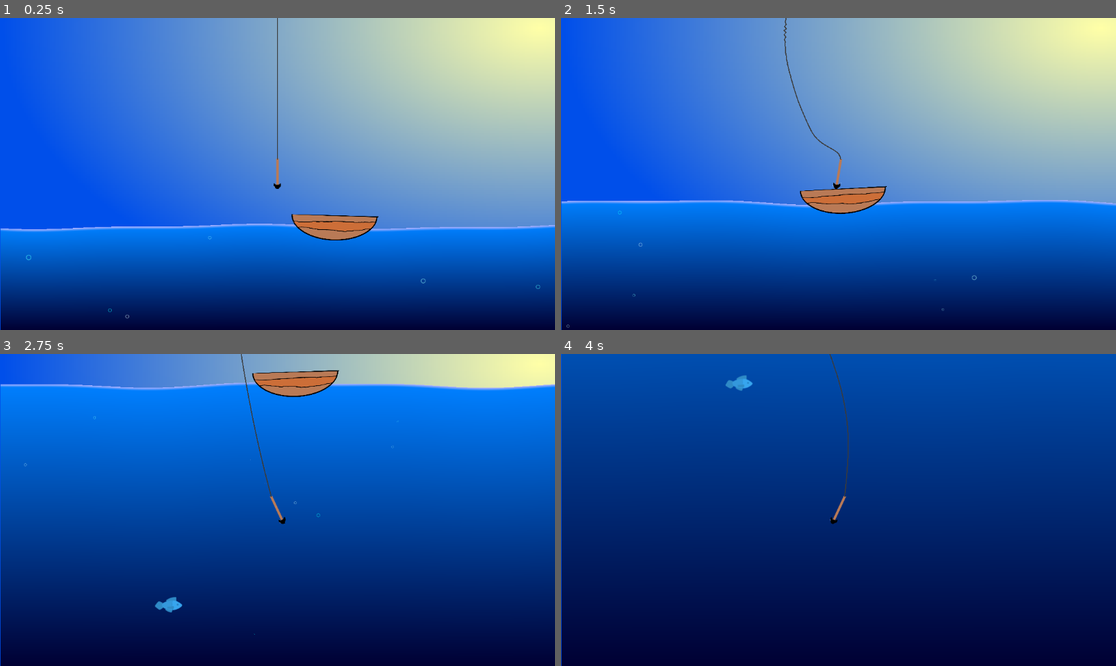
Above: before the commit, frames 1-4 (two rows, left to right).
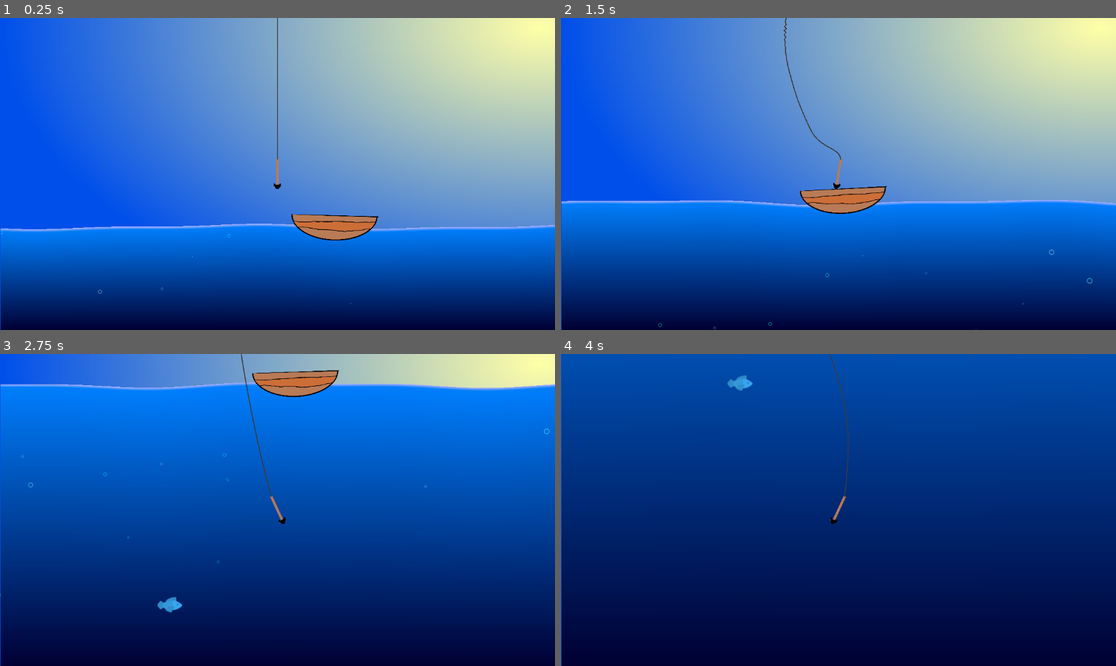
Above: after the commit, the same moments.

Repository: Duckslayer/Fishy
Game: Godot game, scene res://game.tscn
The game is run twice, just before and just after one commit, with the same random seed, the same clock (stepped at 60 frames per second) and the same inputs.
Inputs:
- Up to frame 1 (0.25 s): no input
- Up to frame 2 (1.5 s): hold D (Right) 0.53-1.28 s; tap Space (Launch) at 0.6, 1.35 s; hold A (Left) from 1.28 s (still down)
- Up to frame 3 (2.75 s): release A (Left) at 2.03 s; hold D (Right) from 2.03 s (still down); tap Space (Launch) at 2.1 s
- Up to frame 4 (4 s): tap Space (Launch) at 2.85, 3.6 s; release D (Right) at 3.53 s; hold A (Left) from 3.53 s (still down)

The runs differ from the first frame. In frame 1, less than 0.1% of the frame differs, in the area x 0-98%, y 68-97%; in frame 2, less than 0.1%, in the area x 1-96%, y 60-100%; in frame 3, less than 0.1%; in frame 4, less than 0.1%.

Commit message:
Start work on spawner

Diff:
--- a/fish/basic_fish.tscn
+++ b/fish/basic_fish.tscn
@@ -21,6 +21,18 @@
 "update": 0,
 "values": [0.0]
 }
+tracks/1/type = "value"
+tracks/1/imported = false
+tracks/1/enabled = true
+tracks/1/path = NodePath("Tail:scale")
+tracks/1/interp = 1
+tracks/1/loop_wrap = true
+tracks/1/keys = {
+"times": PackedFloat32Array(0),
+"transitions": PackedFloat32Array(1),
+"update": 0,
+"values": [Vector2(1, 1)]
+}
 
 [sub_resource type="Animation" id="Animation_5x8sc"]
 resource_name = "swim"
@@ -29,14 +41,14 @@
 tracks/0/type = "value"
 tracks/0/imported = false
 tracks/0/enabled = true
-tracks/0/path = NodePath("Tail:rotation")
-tracks/0/interp = 2
+tracks/0/path = NodePath("Tail:scale")
+tracks/0/interp = 1
 tracks/0/loop_wrap = true
 tracks/0/keys = {
 "times": PackedFloat32Array(0, 0.15, 0.3, 0.45, 0.6),
 "transitions": PackedFloat32Array(1, 1, 1, 1, 1),
 "update": 0,
-"values": [0.0, 0.3, 0.0, -0.3, 0.0]
+"values": [Vector2(1, 1), Vector2(0.85, 1), Vector2(0.7, 1), Vector2(0.84999996, 1), Vector2(1, 1)]
 }
 
 [sub_resource type="AnimationLibrary" id="AnimationLibrary_12uvg"]
@@ -55,7 +67,7 @@
 [node name="Appearance" type="Node2D" parent="." unique_id=1612962280]
 
 [node name="Tail" type="Sprite2D" parent="Appearance" unique_id=1592144195]
-position = Vector2(-12, 0)
+position = Vector2(-10.999999, 0)
 texture = ExtResource("1_jx7ej")
 offset = Vector2(-10, 0)
 region_enabled = true
--- /dev/null
+++ b/fish/spawner.gd
@@ -0,0 +1,14 @@
+extends Node2D
+
+@export var fish_scenes : Array[PackedScene]
+
+func _process(delta: float) -> void:
+	var current_depth = global_position.y
+
+
+func spawn_fish():
+	pass
+
+
+func _on_timer_timeout() -> void:
+	spawn_fish() # Replace with function body.
--- /dev/null
+++ b/fish/spawner.tscn
@@ -0,0 +1,13 @@
+[gd_scene format=3 uid="uid://d11dcwjg8lq4e"]
+
+[ext_resource type="Script" uid="uid://cmbky8db6pg6h" path="res://fish/spawner.gd" id="1_qjqog"]
+[ext_resource type="PackedScene" uid="uid://bunm3ffkiabq2" path="res://fish/basic_fish.tscn" id="2_b051e"]
+
+[node name="Spawner" type="Node2D" unique_id=1322794572]
+script = ExtResource("1_qjqog")
+fish_scenes = Array[PackedScene]([ExtResource("2_b051e")])
+
+[node name="Timer" type="Timer" parent="." unique_id=595675865]
+autostart = true
+
+[connection signal="timeout" from="Timer" to="." method="_on_timer_timeout"]
--- a/game.tscn
+++ b/game.tscn
@@ -5,6 +5,34 @@
 [ext_resource type="PackedScene" uid="uid://kqrl86tposvs" path="res://boat/boat.tscn" id="2_fc0e3"]
 [ext_resource type="PackedScene" uid="uid://bnhg0r1hnnkic" path="res://harpoon/harpoon.tscn" id="2_feb5d"]
 [ext_resource type="PackedScene" uid="uid://bunm3ffkiabq2" path="res://fish/basic_fish.tscn" id="5_7jktm"]
+[ext_resource type="Texture2D" uid="uid://d0kcbpob7gvpj" path="res://kenney_fish-pack_2/Vector/bubble_c.svg" id="5_ryrav"]
+
+[sub_resource type="Curve" id="Curve_eow3j"]
+_limits = [-2.0, 2.0, 0.0, 1.0]
+_data = [Vector2(0, -0.72941184), 0.0, 0.0, 0, 0, Vector2(0.15876779, 0.8705883), 0.0, 0.0, 0, 0, Vector2(0.41232228, -0.7058823), 0.0, 0.0, 0, 0, Vector2(0.6374408, 0.49411774), 0.0, 0.0, 0, 0, Vector2(0.84123224, -0.30588222), 0.0, 0.0, 0, 0, Vector2(0.936019, 0.75294125), 0.0, 0.0, 0, 0, Vector2(1, -0.2588234), 0.0, 0.0, 0, 0]
+point_count = 7
+
+[sub_resource type="CurveTexture" id="CurveTexture_xehqc"]
+curve = SubResource("Curve_eow3j")
+
+[sub_resource type="ParticleProcessMaterial" id="ParticleProcessMaterial_j5wjh"]
+lifetime_randomness = 0.3
+particle_flag_disable_z = true
+emission_shape = 3
+emission_box_extents = Vector3(600, 1, 1)
+initial_velocity_max = 10.0
+orbit_velocity_min = -0.019999906
+orbit_velocity_max = 0.020000096
+orbit_velocity_curve = SubResource("CurveTexture_xehqc")
+gravity = Vector3(0, -30, 0)
+scale_min = 0.099999994
+scale_max = 0.5
+color = Color(1, 1, 1, 0.45882353)
+hue_variation_min = -0.19000001
+hue_variation_max = -2.2351742e-08
+turbulence_noise_strength = 0.1
+turbulence_noise_scale = 1.0
+collision_mode = 2
 
 [sub_resource type="OccluderPolygon2D" id="OccluderPolygon2D_fc0e3"]
 polygon = PackedVector2Array(0, 0, 1200, 0, 1200, -500, 0, -500)
@@ -26,6 +54,16 @@
 
 [node name="Camera2D" type="Camera2D" parent="Harpoon" unique_id=2120665161]
 
+[node name="LargeBubbles" type="GPUParticles2D" parent="Harpoon" unique_id=1826749509]
+position = Vector2(0, 437)
+scale = Vector2(1.3199975, 1)
+amount = 100
+texture = ExtResource("5_ryrav")
+lifetime = 20.0
+preprocess = 10.0
+visibility_rect = Rect2(-600, -1200, 1200, 1200)
+process_material = SubResource("ParticleProcessMaterial_j5wjh")
+
 [node name="BubbleOccluder" type="LightOccluder2D" parent="." unique_id=694203557]
 occluder = SubResource("OccluderPolygon2D_fc0e3")
 occluder_light_mask = 4
--- a/harpoon/harpoon.tscn
+++ b/harpoon/harpoon.tscn
@@ -3,7 +3,6 @@
 [ext_resource type="Texture2D" uid="uid://c5me4vlodbcrq" path="res://harpoon/harpoon.png" id="1_mrewk"]
 [ext_resource type="Script" uid="uid://b2y3h86fla48l" path="res://harpoon/harpoon.gd" id="1_yxyyu"]
 [ext_resource type="Texture2D" uid="uid://bx7ipix1pbgbw" path="res://kenney_fish-pack_2/Vector/bubble_b.svg" id="3_0v313"]
-[ext_resource type="Texture2D" uid="uid://d0kcbpob7gvpj" path="res://kenney_fish-pack_2/Vector/bubble_c.svg" id="4_njfb7"]
 [ext_resource type="PackedScene" uid="uid://0v6ktdjfkgnt" path="res://rope/rope_controller.tscn" id="5_axc4k"]
 
 [sub_resource type="Curve" id="Curve_0v313"]
@@ -27,33 +26,6 @@
 color = Color(1, 1, 1, 0.43529412)
 collision_mode = 2
 
-[sub_resource type="Curve" id="Curve_axc4k"]
-_limits = [-2.0, 2.0, 0.0, 1.0]
-_data = [Vector2(0, -0.72941184), 0.0, 0.0, 0, 0, Vector2(0.15876779, 0.8705883), 0.0, 0.0, 0, 0, Vector2(0.41232228, -0.7058823), 0.0, 0.0, 0, 0, Vector2(0.6374408, 0.49411774), 0.0, 0.0, 0, 0, Vector2(0.84123224, -0.30588222), 0.0, 0.0, 0, 0, Vector2(0.936019, 0.75294125), 0.0, 0.0, 0, 0, Vector2(1, -0.2588234), 0.0, 0.0, 0, 0]
-point_count = 7
-
-[sub_resource type="CurveTexture" id="CurveTexture_xehqc"]
-curve = SubResource("Curve_axc4k")
-
-[sub_resource type="ParticleProcessMaterial" id="ParticleProcessMaterial_xvvr8"]
-lifetime_randomness = 0.3
-particle_flag_disable_z = true
-emission_shape = 3
-emission_box_extents = Vector3(600, 1, 1)
-initial_velocity_max = 10.0
-orbit_velocity_min = -0.019999906
-orbit_velocity_max = 0.020000096
-orbit_velocity_curve = SubResource("CurveTexture_xehqc")
-gravity = Vector3(0, -30, 0)
-scale_min = 0.099999994
-scale_max = 0.5
-color = Color(1, 1, 1, 0.45882353)
-hue_variation_min = -0.19000001
-hue_variation_max = -2.2351742e-08
-turbulence_noise_strength = 0.1
-turbulence_noise_scale = 1.0
-collision_mode = 2
-
 [node name="Harpoon" type="CharacterBody2D" unique_id=2066894074]
 script = ExtResource("1_yxyyu")
 
@@ -74,14 +46,6 @@
 fixed_fps = 0
 process_material = SubResource("ParticleProcessMaterial_yxyyu")
 
-[node name="LargeBubbles" type="GPUParticles2D" parent="." unique_id=707982505]
-position = Vector2(0, 356)
-amount = 50
-texture = ExtResource("4_njfb7")
-lifetime = 20.0
-preprocess = 10.0
-process_material = SubResource("ParticleProcessMaterial_xvvr8")
-
 [node name="RopeMarker" type="Marker2D" parent="." unique_id=1239523546]
 unique_name_in_owner = true
 position = Vector2(0, -30)
Not shown, added: fish/spawner.gd.uid
